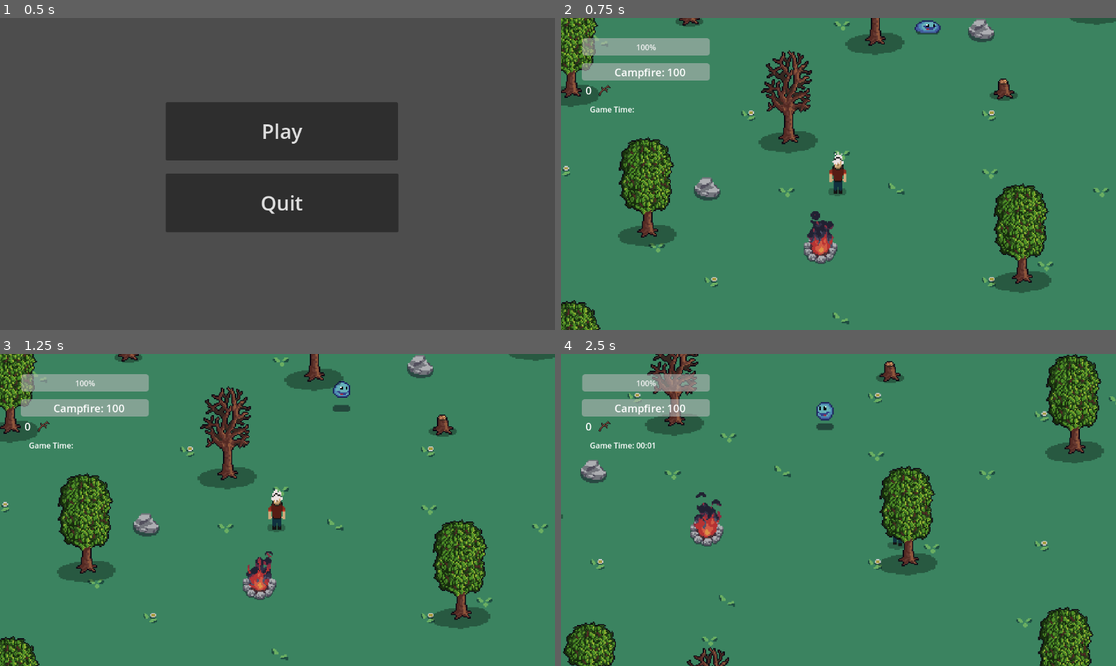
Above: before the commit, frames 1-4 (two rows, left to right).
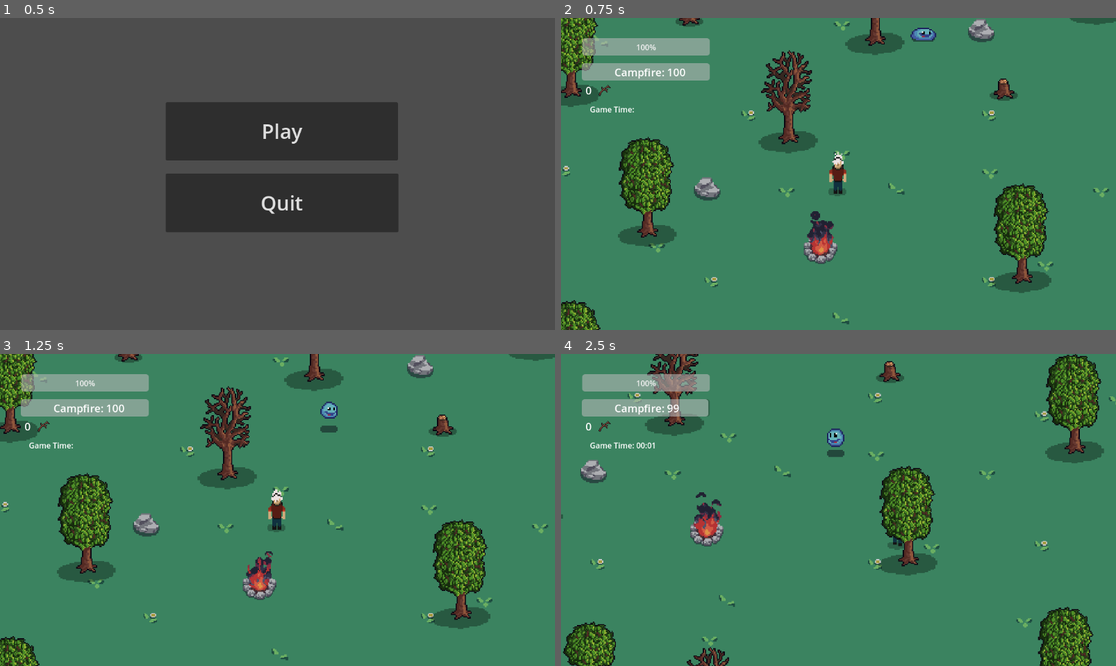
Above: after the commit, the same moments.

Repository: DenysSkobalo/University-Project
Game: Godot game, scene res://scenes/Menu/menu.tscn
The game is run twice, just before and just after one commit, with the same random seed, the same clock (stepped at 60 frames per second) and the same inputs.
Inputs:
- Up to frame 1 (0.5 s): no input
- Up to frame 2 (0.75 s): click "Play" at 0.5 s
- Up to frame 3 (1.25 s): no input
- Up to frame 4 (2.5 s): hold D (Right) 1.28-2.03 s; tap E (Interact) at 1.35, 2.1 s; hold S (Down) from 2.03 s (still down)

Frame 1 is identical in both runs. In frame 2, 0.3% of the frame differs, in the area x 62-69%, y 0-8%; in frame 3, 0.4%; in frame 4, 0.5%, in the area x 19-52%, y 14-33%.

Commit message:
Fixed bugs

Diff:
--- a/scenes/Campfire/campfire.tscn
+++ b/scenes/Campfire/campfire.tscn
@@ -87,7 +87,7 @@
 
 [node name="Timer" type="Timer" parent="."]
 process_callback = 0
-wait_time = 2.0
+wait_time = 1.5
 autostart = true
 
 [node name="Area2D" type="Area2D" parent="."]
--- a/scenes/Mobs/slime.gd
+++ b/scenes/Mobs/slime.gd
@@ -1,6 +1,6 @@
 extends CharacterBody2D
 
-var speed = 90
+var speed = 60
 var player_chase = false
 var player = null
 
